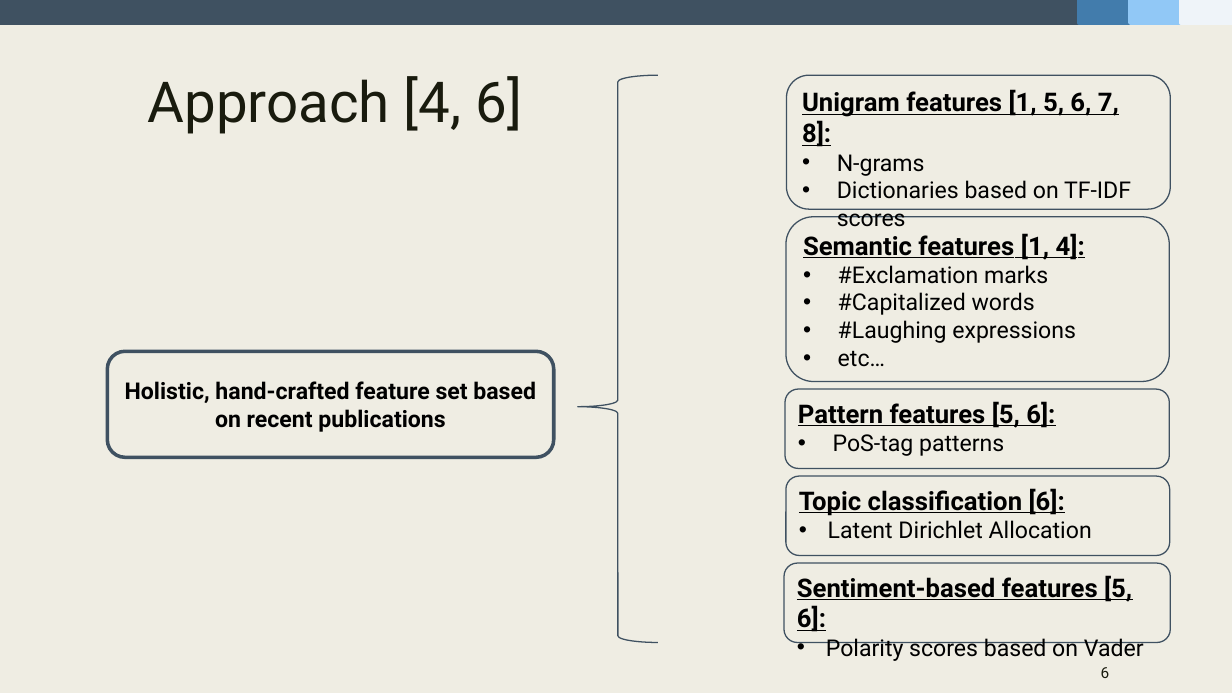
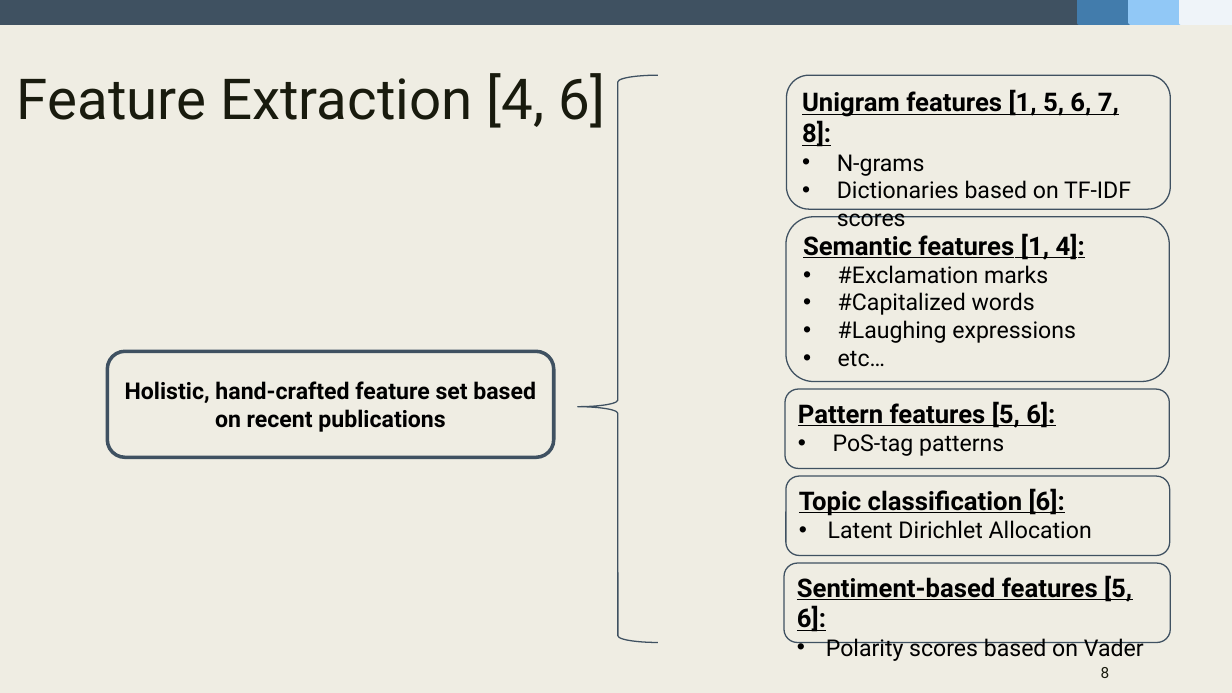
Before and after one commit to fidsusj/HateSpeechDetection, a slide deck: slide 8 of docs/presentation/presentation-slides.pptx (slide 6 before the commit). Drawn at 1232x693 pixels with LibreOffice and Linux fonts; fonts in the diff are those of the drawing. Boxes give left, top, right and bottom in pixels: in the first picture for what was removed or moved away, otherwise in the second. Text is boxed around its words. In the diff, an @@ line names an element or a change of style, - is before the commit and + after.

```diff
--- a/docs/presentation/presentation-slides.pptx
+++ b/docs/presentation/presentation-slides.pptx
@@ title at [17, 73, 605, 128]: text changed @@
-Approach [4, 6]
+Feature Extraction [4, 6]
@@ page number at [1101, 667, 1110, 678]: text changed @@
-6
+8
```
Also in this commit, not shown: 3 other slides changed, 3 slides added, 1 slide removed, 2 other files.
